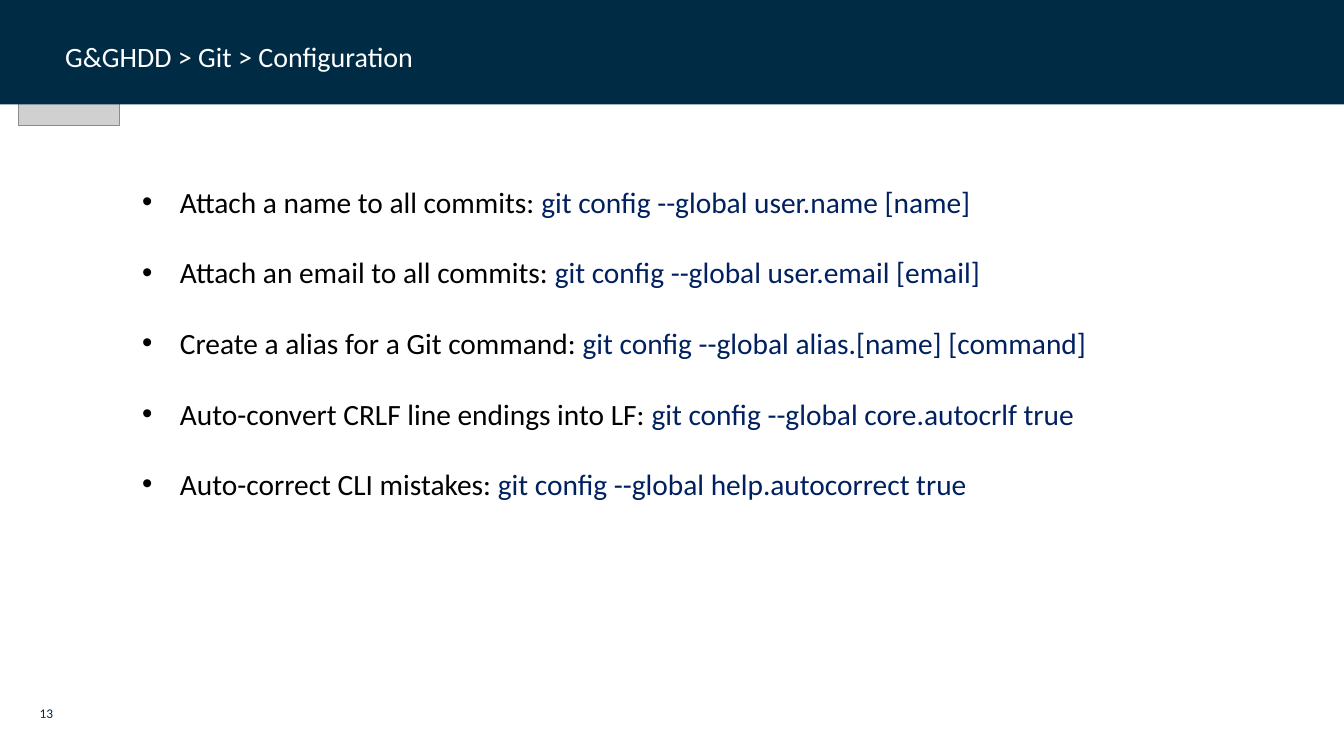
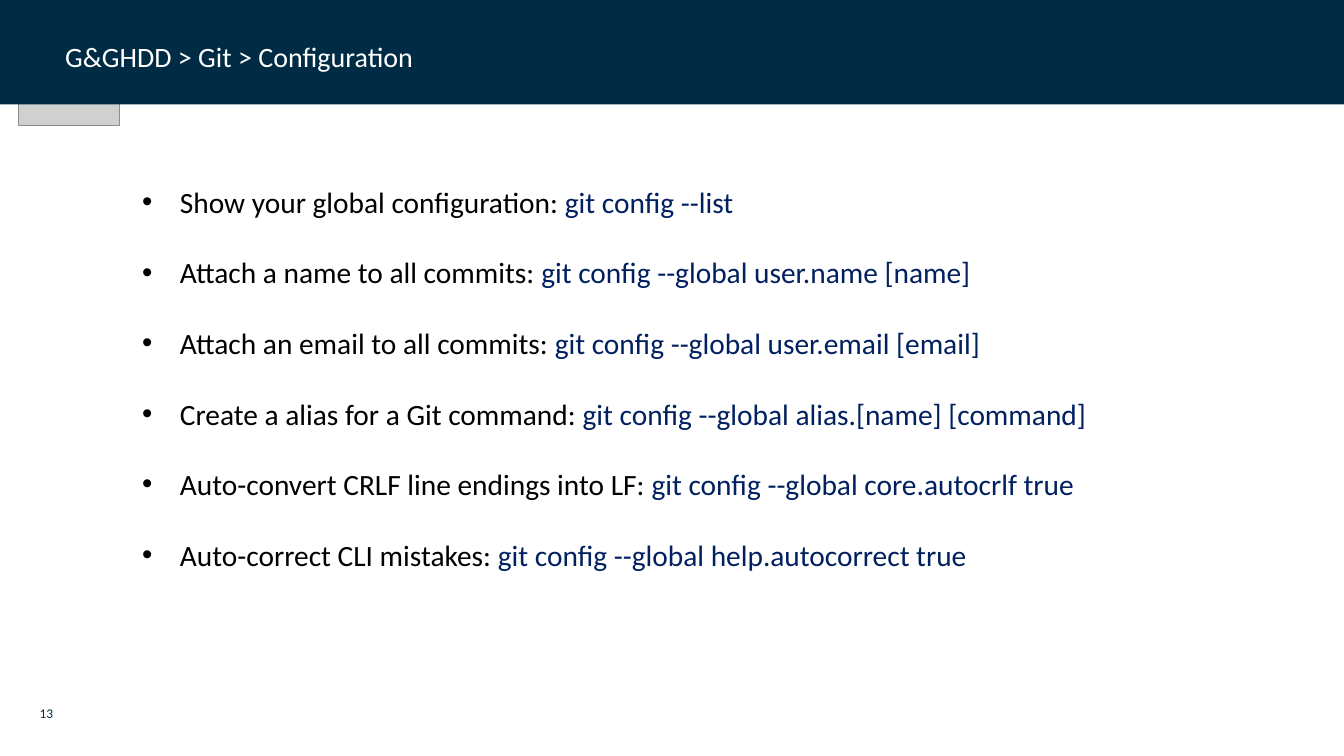
Before and after one commit to dfds/dojo, a slide deck: slide 13 of workshops/git-github-deep-dive/git_github_deep_dive.pptx. Drawn at 1344x756 pixels with LibreOffice and Linux fonts; fonts in the diff are those of the drawing; grey boxes stand for pictures; background and template pictures are left out. Boxes give left, top, right and bottom in pixels: in the first picture for what was removed or moved away, otherwise in the second. Text is boxed around its words. In the diff, an @@ line names an element or a change of style, - is before the commit and + after.

```diff
--- a/workshops/git-github-deep-dive/git_github_deep_dive.pptx
+++ b/workshops/git-github-deep-dive/git_github_deep_dive.pptx
@@ text at box(180, 192, 733, 218): paragraph added @@
+• Show your global configuration: git config --list
```
Also in this commit, not shown: 3 other files.
